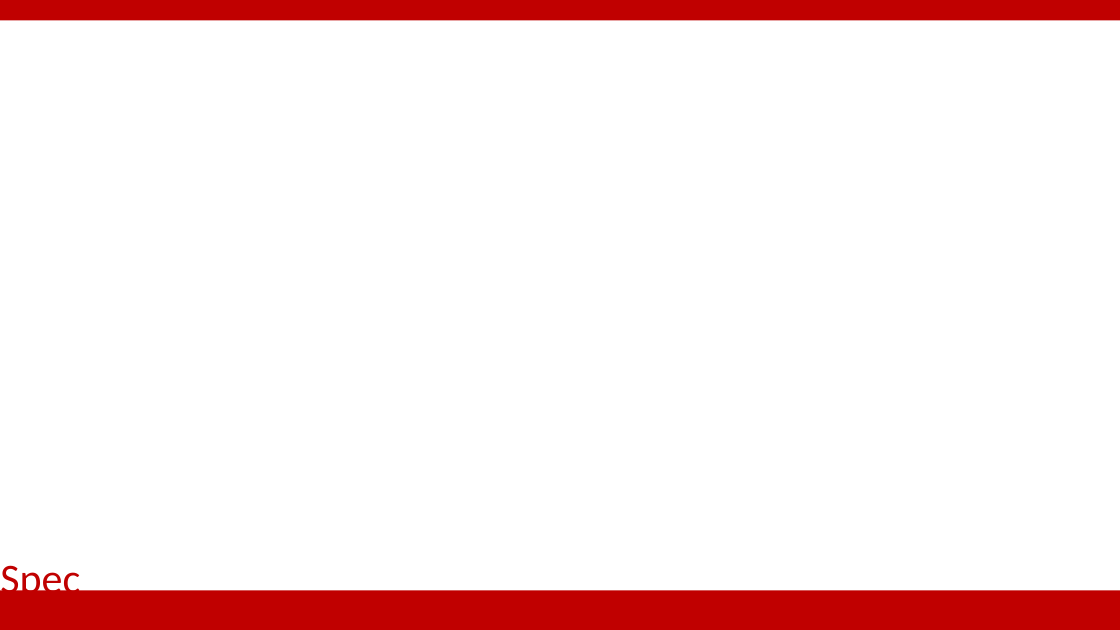
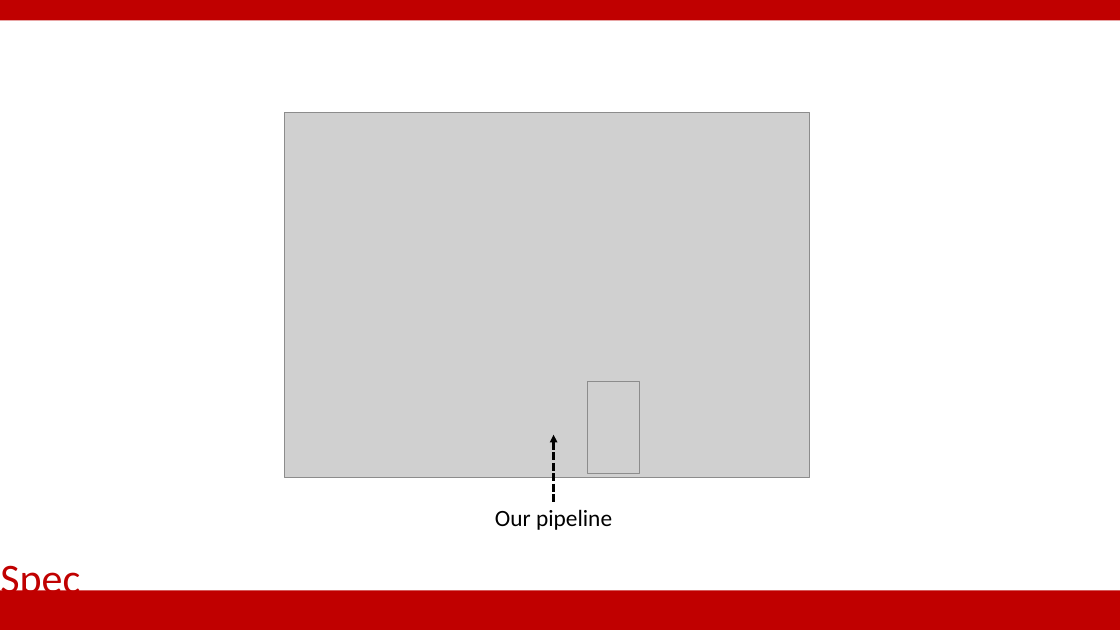
Before and after one commit to xding2020/DevOps-Pipeline, a slide deck: slide 5 of Presentation/PPT/Presentation.pptx. Drawn at 1120x630 pixels with LibreOffice and Linux fonts; fonts in the diff are those of the drawing; grey boxes stand for pictures. Boxes give left, top, right and bottom in pixels: in the first picture for what was removed or moved away, otherwise in the second. Text is boxed around its words. In the diff, an @@ line names an element or a change of style, - is before the commit and + after.

```diff
--- a/Presentation/PPT/Presentation.pptx
+++ b/Presentation/PPT/Presentation.pptx
@@ picture added at bbox=[285, 113, 810, 477] @@
@@ picture added at bbox=[588, 381, 640, 474] @@
@@ arrow added from (554, 503) to (554, 434), #000000 2.25 pt dashed @@
@@ text added at bbox=[495, 509, 612, 530], 20 pt, text #000000 @@
+Our pipeline
```
Also in this commit, not shown: 2 other slides changed, 2 slides added, 2 slides removed.
